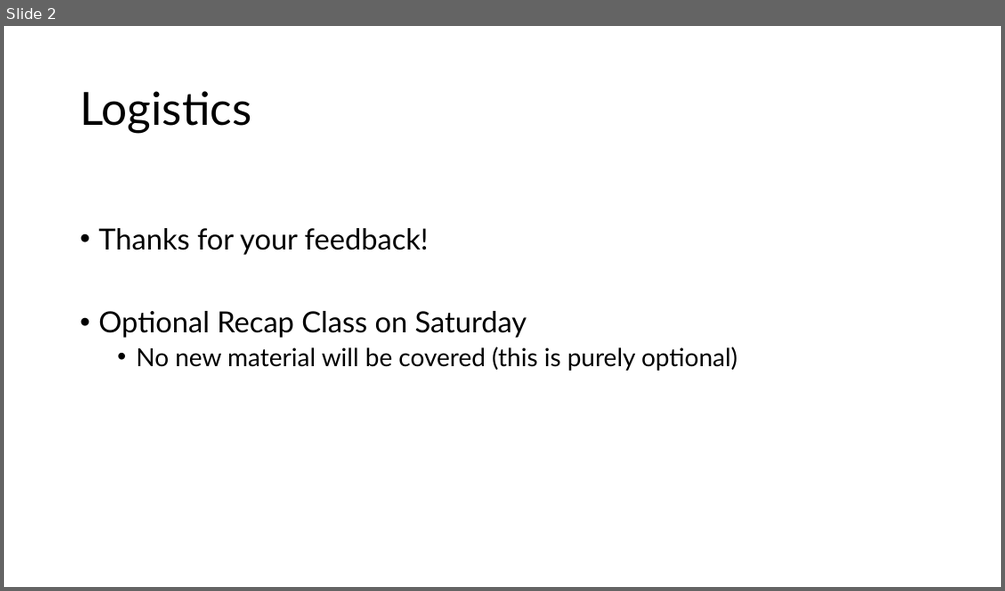
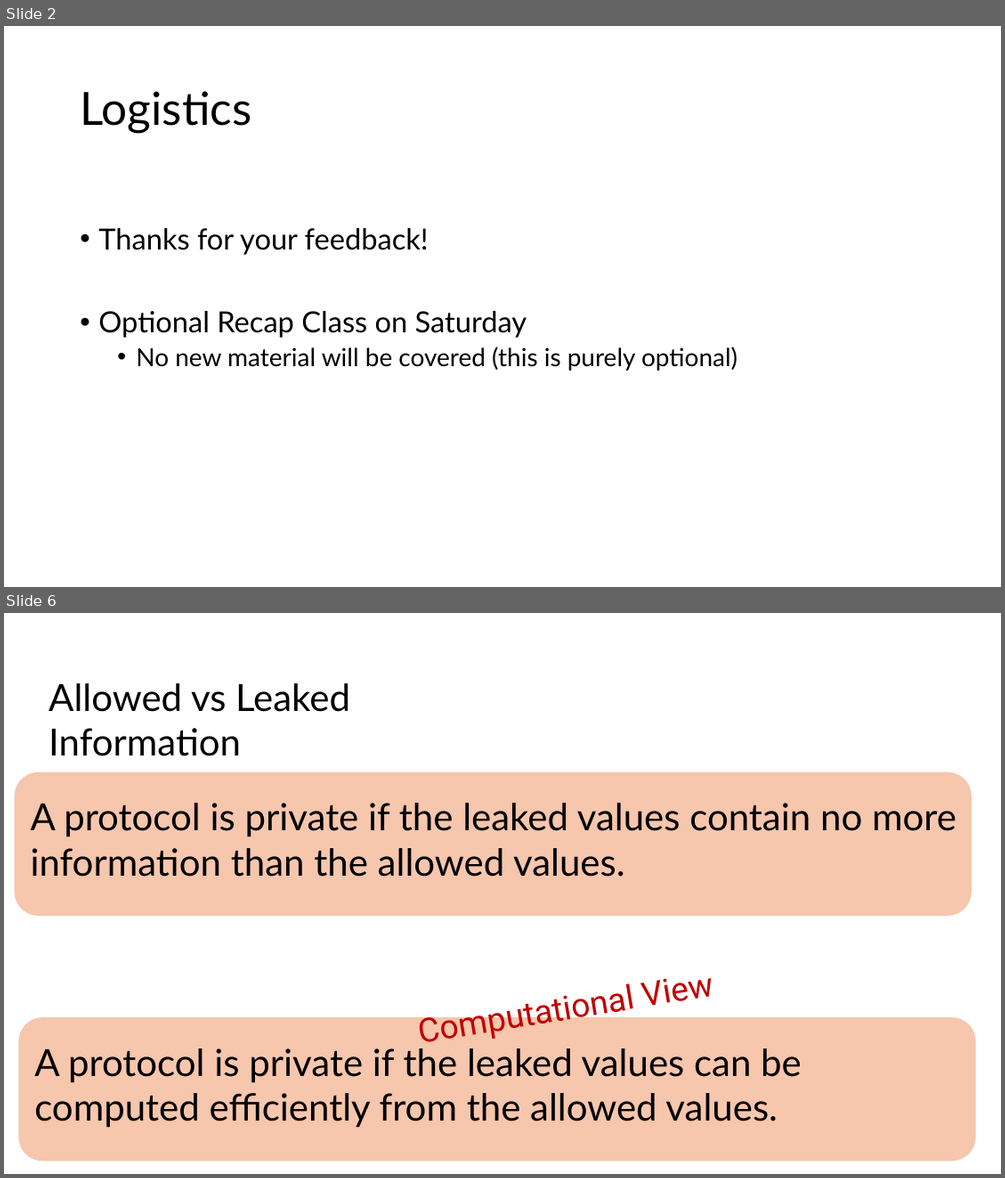
Before and after one commit to privacy-iitk/cs714-26-Winter, a slide deck: Chapter4.pptx. Shown one above the other, each under a label of ours: slide 2 before the commit, slides 2 and 6 after it; the slides between them are not shown. The pictures are 1005x591 and 1005x1178 pixels, drawn with LibreOffice and Linux fonts; fonts in the diff are those of the drawing. Boxes give left, top, right and bottom in pixels: in the first picture for what was removed or moved away, otherwise in the second. Text is boxed around its words. In the diff, an @@ line names an element or a change of style, - is before the commit and + after.

```diff
--- a/Chapter4.pptx
+++ b/Chapter4.pptx
@@ slide 6 added at (x1=4, y1=613, x2=1001, y2=1174), background #FFFFFF @@
@@ text added at (x1=48, y1=683, x2=350, y2=756), 36 pt, text #000000 @@
+Allowed vs Leaked Information
@@ rounded rectangle added at (x1=15, y1=772, x2=971, y2=916), fill #F6C6AD @@
@@ text added at (x1=31, y1=803, x2=956, y2=876), 36 pt, text #000000 @@
+A protocol is private if the leaked values contain no more information than the allowed values.
@@ text added at (x1=407, y1=949, x2=775, y2=1055), 32 pt, text #C00000 @@
+Computational View
@@ rounded rectangle added at (x1=19, y1=1018, x2=976, y2=1161), fill #F6C6AD @@
@@ text added at (x1=34, y1=1048, x2=801, y2=1127), 36 pt, text #000000 @@
+A protocol is private if the leaked values can be computed efficiently from the allowed values.
```
Also in this commit, not shown: 2 slides changed, 39 other slides added, 1 other file.
